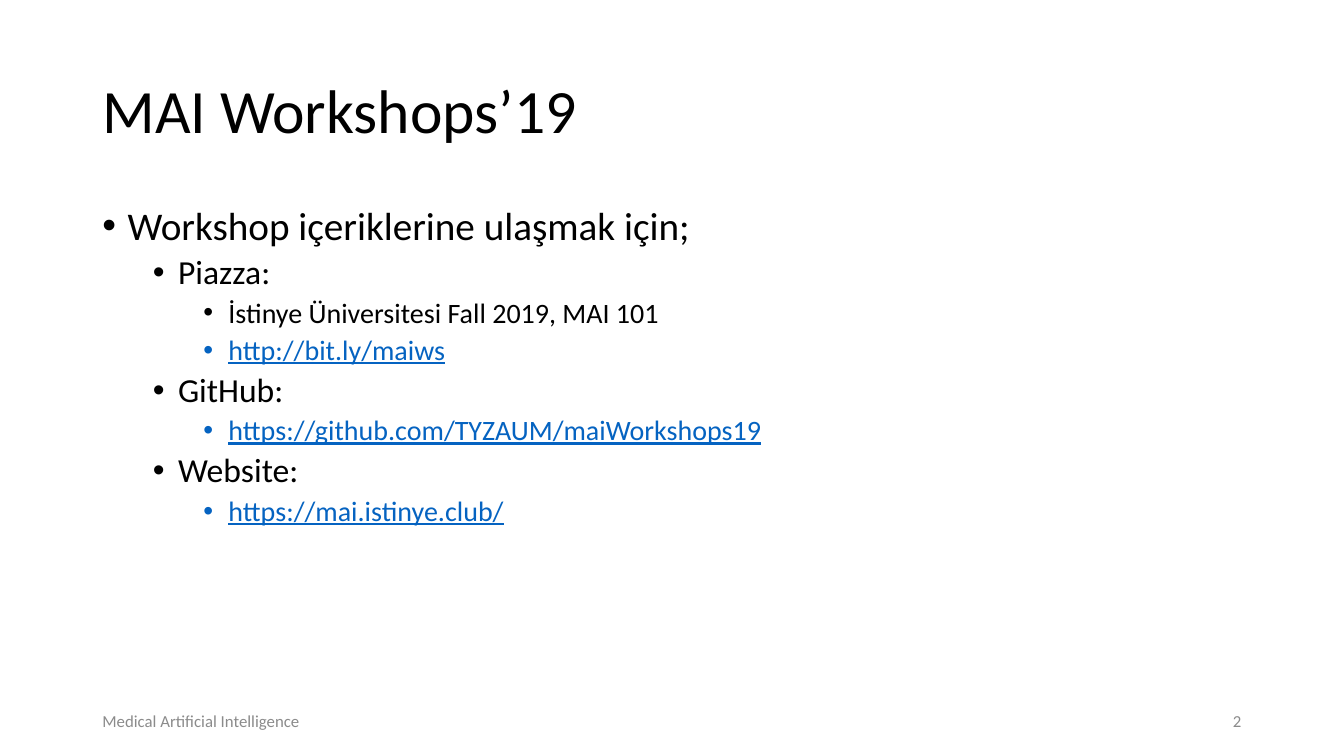
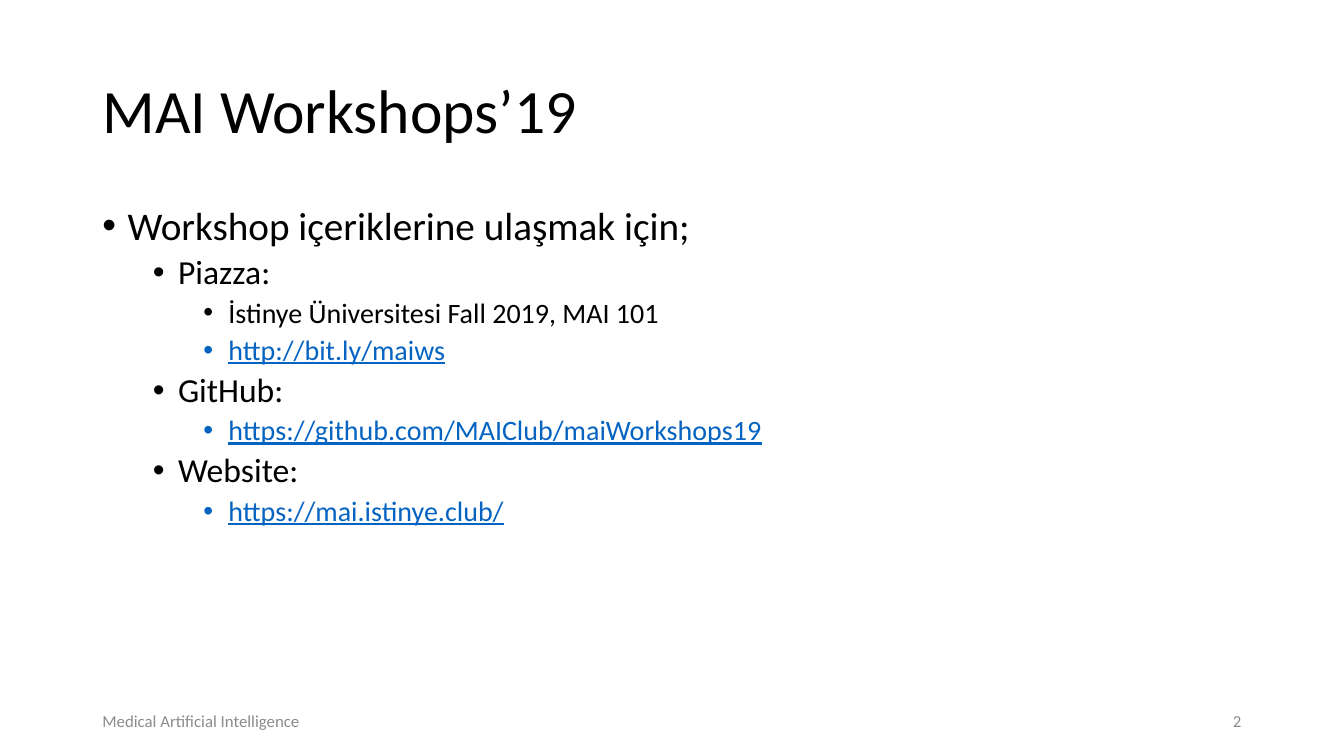
Before and after one commit to MAIClub/maiWorkshops19, a slide deck: slide 2 of Introduction to Python /lec01.pptx. Drawn at 1344x756 pixels with LibreOffice and Linux fonts; fonts in the diff are those of the drawing; background and template pictures are left out. Boxes give left, top, right and bottom in pixels: in the first picture for what was removed or moved away, otherwise in the second. Text is boxed around its words. In the diff, an @@ line names an element or a change of style, - is before the commit and + after.

```diff
--- a/Introduction to Python /lec01.pptx
+++ b/Introduction to Python /lec01.pptx
@@ text at [228, 420, 761, 445]: text changed @@
-    • https://github.com/TYZAUM/maiWorkshops19
+    • https://github.com/MAIClub/maiWorkshops19
```
Also in this commit, not shown: 2 other slides changed, 7 slides added.
